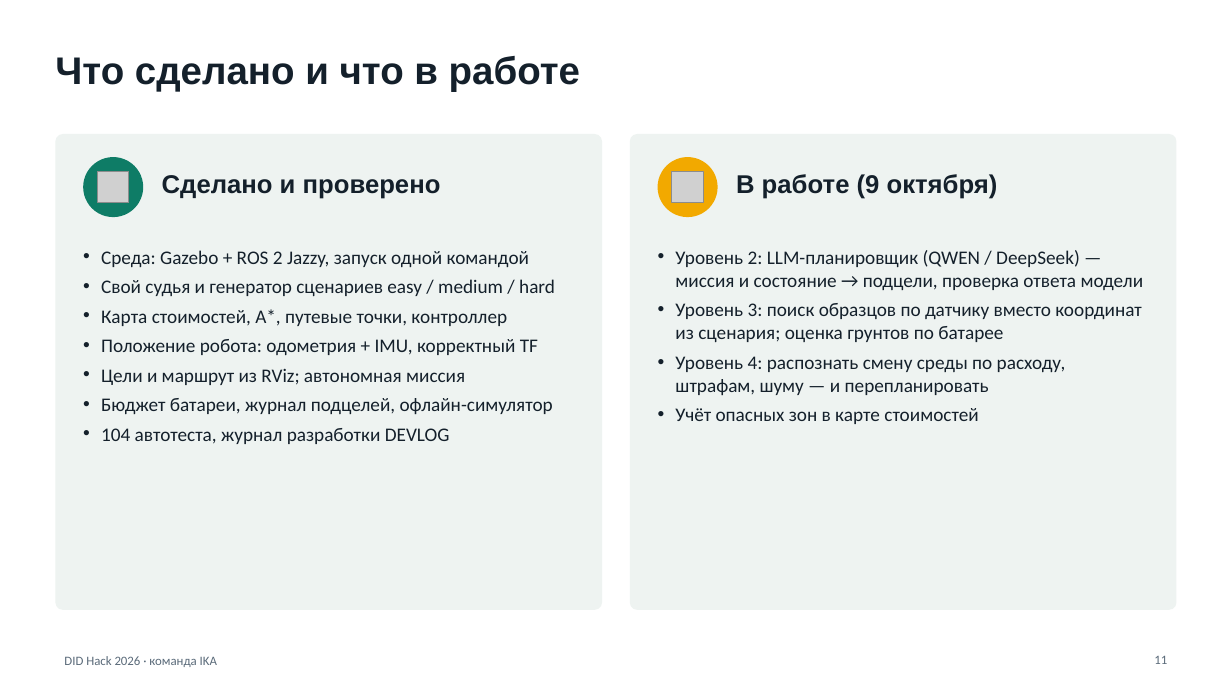
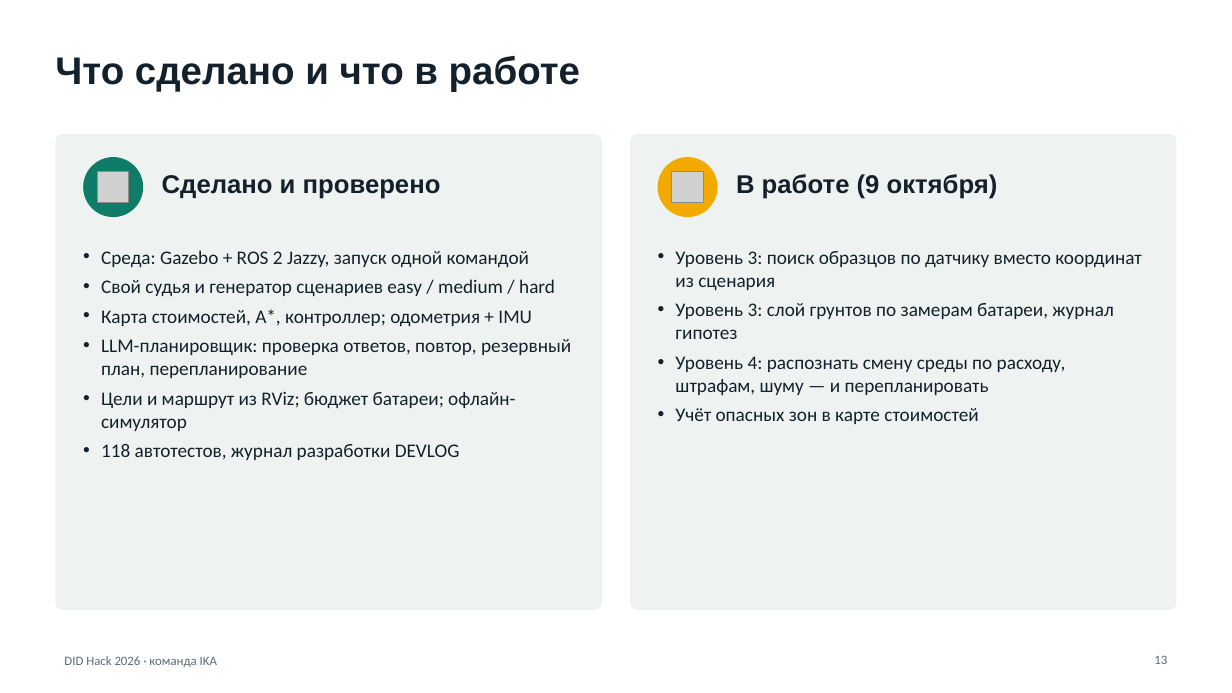
Before and after one commit to TwoToTango123/innopolis-agent-turtle, a slide deck: slide 13 of docs/DID_Hack_IKA_Защита_прототипа.pptx (slide 11 before the commit). Drawn at 1232x693 pixels with LibreOffice and Linux fonts; fonts in the diff are those of the drawing; grey boxes stand for pictures. Boxes give left, top, right and bottom in pixels: in the first picture for what was removed or moved away, otherwise in the second. Text is boxed around its words. In the diff, an @@ line names an element or a change of style, - is before the commit and + after.

```diff
--- a/docs/DID_Hack_IKA_Защита_прототипа.pptx
+++ b/docs/DID_Hack_IKA_Защита_прототипа.pptx
@@ text at box(675, 251, 1142, 339): text changed @@
-• Уровень 2: LLM-планировщик (QWEN / DeepSeek) — миссия и состояние → подцели, проверка ответа модели
-• Уровень 3: поиск образцов по датчику вместо координат из сценария; оценка грунтов по батарее
+• Уровень 3: поиск образцов по датчику вместо координат из сценария
+• Уровень 3: слой грунтов по замерам батареи, журнал гипотез
@@ text at box(101, 309, 571, 460): text changed @@
-• Карта стоимостей, A*, путевые точки, контроллер
-• Положение робота: одометрия + IMU, корректный TF
-• Цели и маршрут из RViz; автономная миссия
-• Бюджет батареи, журнал подцелей, офлайн-симулятор
-• 104 автотеста, журнал разработки DEVLOG
+• Карта стоимостей, A*, контроллер; одометрия + IMU
+• LLM-планировщик: проверка ответов, повтор, резервный план, перепланирование
+• Цели и маршрут из RViz; бюджет батареи; офлайн-симулятор
+• 118 автотестов, журнал разработки DEVLOG
@@ page number at box(1154, 655, 1167, 664): text changed @@
-11
+13
```
Also in this commit, not shown: 8 other slides changed, 2 slides added.
